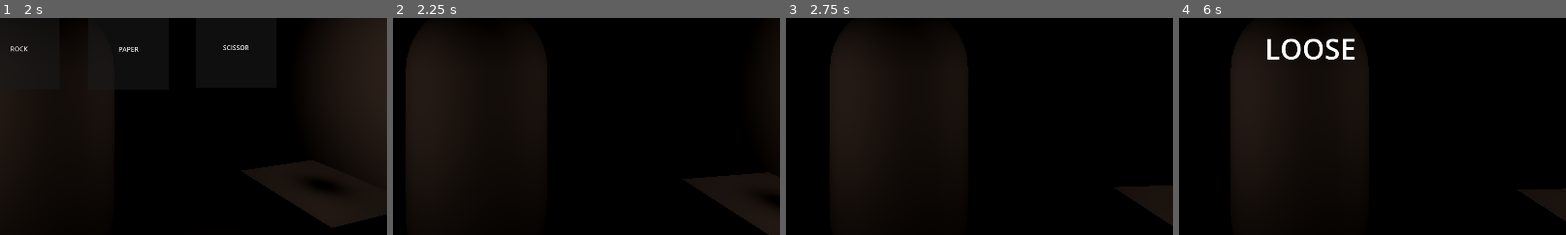
Above: before the commit, frames 1-4 (left to right).
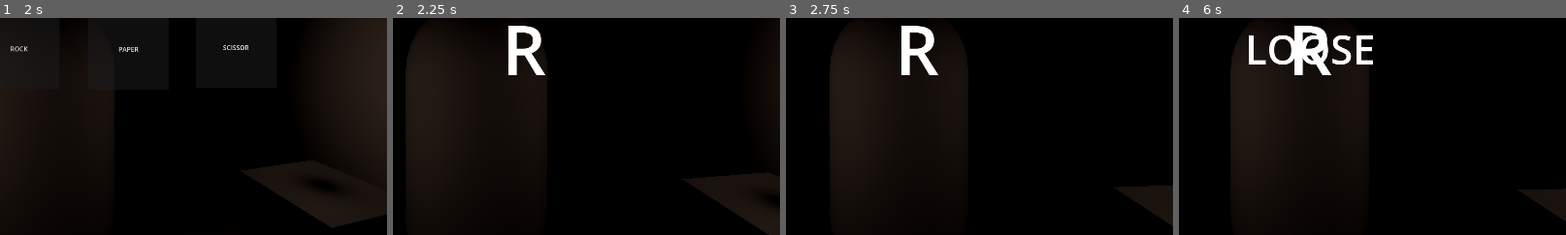
Above: after the commit, the same moments.

Repository: Blacksheep-developer/RPS-slap
Game: Godot game, scene res://scene/main_menu.tscn
Same seed, same stepped clock (60 frames per second), same inputs: the game is played once before the commit and once after it.
Inputs (mouse positions are % of the whole screen's width and height, from its top left):
- Up to frame 1 (2 s): click "Play" at 0.5 s; tap Enter at 1.25 s; move the mouse to (55, 50) at 1.27 s; tap Space (start) at 1.35 s
- Up to frame 2 (2.25 s): click "ROCK" at 2 s
- Up to frame 3 (2.75 s): no input
- Up to frame 4 (6 s): move the mouse to (30, 55) at 2.77 s; tap Space (start) at 2.85, 3.5, 3.6, 4.35, 5, 5.1 s; move the mouse to (60, 28) at 3.52 s; move the mouse to (45, 70) at 4.27 s; move the mouse to (80, 65) at 5.02 s; click "PAPER" at 5.75 s
The pictures show only the part of the screen within x 33-83%, y 43-93%; the shares and areas given below are measured in that part.

Frame 1 is identical in both runs. In frame 2, 1.2% of the frame differs, in the area x 29-40%, y 3-27%; in frame 3, 1.2%; in frame 4, 3.1%, in the area x 18-51%, y 3-27%.

Commit message:
+countdown

Diff:
--- a/rps-slap/scene/game.tscn
+++ b/rps-slap/scene/game.tscn
@@ -6,7 +6,16 @@
 [ext_resource type="PackedScene" uid="uid://cmb7aghv0x4xl" path="res://scene/opponent.tscn" id="2_xwcet"]
 
 [sub_resource type="LabelSettings" id="LabelSettings_xwcet"]
-font_size = 70
+font_size = 170
+
+[sub_resource type="LabelSettings" id="LabelSettings_p1ry8"]
+font_size = 100
+
+[sub_resource type="LabelSettings" id="LabelSettings_xlg7c"]
+font_size = 100
+
+[sub_resource type="LabelSettings" id="LabelSettings_qpk70"]
+font_size = 100
 
 [sub_resource type="StyleBoxFlat" id="StyleBoxFlat_xwcet"]
 bg_color = Color(0.6, 0.6, 0.6, 0)
@@ -45,6 +54,54 @@
 horizontal_alignment = 1
 vertical_alignment = 1
 
+[node name="rock_label" type="Label" parent="hud" unique_id=1055632904]
+visible = false
+layout_mode = 1
+anchors_preset = 14
+anchor_top = 0.5
+anchor_right = 1.0
+anchor_bottom = 0.5
+offset_top = -11.5
+offset_bottom = 11.5
+grow_horizontal = 2
+grow_vertical = 2
+text = "R"
+label_settings = SubResource("LabelSettings_xwcet")
+horizontal_alignment = 1
+vertical_alignment = 1
+
+[node name="paper_label" type="Label" parent="hud" unique_id=23906338]
+visible = false
+layout_mode = 1
+anchors_preset = 14
+anchor_top = 0.5
+anchor_right = 1.0
+anchor_bottom = 0.5
+offset_top = -11.5
+offset_bottom = 11.5
+grow_horizontal = 2
+grow_vertical = 2
+text = "P"
+label_settings = SubResource("LabelSettings_xwcet")
+horizontal_alignment = 1
+vertical_alignment = 1
+
+[node name="scissor_label" type="Label" parent="hud" unique_id=994984512]
+visible = false
+layout_mode = 1
+anchors_preset = 14
+anchor_top = 0.5
+anchor_right = 1.0
+anchor_bottom = 0.5
+offset_top = -11.5
+offset_bottom = 11.5
+grow_horizontal = 2
+grow_vertical = 2
+text = "S"
+label_settings = SubResource("LabelSettings_xwcet")
+horizontal_alignment = 1
+vertical_alignment = 1
+
 [node name="draw_label" type="Label" parent="hud" unique_id=1227527171]
 visible = false
 layout_mode = 1
@@ -57,7 +114,7 @@
 grow_horizontal = 2
 grow_vertical = 2
 text = "DRAW"
-label_settings = SubResource("LabelSettings_xwcet")
+label_settings = SubResource("LabelSettings_p1ry8")
 horizontal_alignment = 1
 vertical_alignment = 1
 
@@ -73,7 +130,7 @@
 grow_horizontal = 2
 grow_vertical = 2
 text = "WIN"
-label_settings = SubResource("LabelSettings_xwcet")
+label_settings = SubResource("LabelSettings_xlg7c")
 horizontal_alignment = 1
 vertical_alignment = 1
 
@@ -89,7 +146,7 @@
 grow_horizontal = 2
 grow_vertical = 2
 text = "LOOSE"
-label_settings = SubResource("LabelSettings_xwcet")
+label_settings = SubResource("LabelSettings_qpk70")
 horizontal_alignment = 1
 vertical_alignment = 1
 
--- a/rps-slap/scripts/gamemanager.gd
+++ b/rps-slap/scripts/gamemanager.gd
@@ -20,6 +20,9 @@
 @onready var draw_label = $hud/draw_label
 @onready var win_label = $hud/win_label
 @onready var loose_label = $hud/loose_label
+@onready var rock_label = $hud/rock_label
+@onready var paper_label = $hud/paper_label
+@onready var scissor_label = $hud/scissor_label
 
 ###############################################################################
 func _ready() -> void:
@@ -78,6 +81,7 @@
 	paper_button.visible = false
 	scissor_button.visible = false
 	opponent_choice = opponent.pick_random()
+	countdown()
 	await get_tree().create_timer(3).timeout
 	compare_choices()
 
@@ -88,6 +92,7 @@
 	paper_button.visible = false
 	scissor_button.visible = false
 	opponent_choice = opponent.pick_random()
+	countdown()
 	await get_tree().create_timer(3).timeout
 	compare_choices()
 
@@ -98,5 +103,17 @@
 	paper_button.visible = false
 	scissor_button.visible = false
 	opponent_choice = opponent.pick_random()
+	countdown()
 	await get_tree().create_timer(3).timeout
 	compare_choices()
+
+func countdown():
+	rock_label.visible = true
+	await get_tree().create_timer(1).timeout
+	rock_label.visible = false
+	paper_label.visible = true
+	await get_tree().create_timer(1).timeout
+	paper_label.visible = false
+	scissor_label.visible = true
+	await get_tree().create_timer(1).timeout
+	scissor_label.visible = false
--- a/rps-slap/scripts/opponent.gd
+++ b/rps-slap/scripts/opponent.gd
@@ -11,3 +11,7 @@
 	current_choice = choice.values().pick_random()
 	print(choice.keys()[current_choice])
 	return current_choice
+
+func slap():
+	pass
+	#anim_player.play("slap")
--- a/rps-slap/scripts/player.gd
+++ b/rps-slap/scripts/player.gd
@@ -52,3 +52,4 @@
 
 func slap():
 	pass
+	#anim_player.play("slap")
